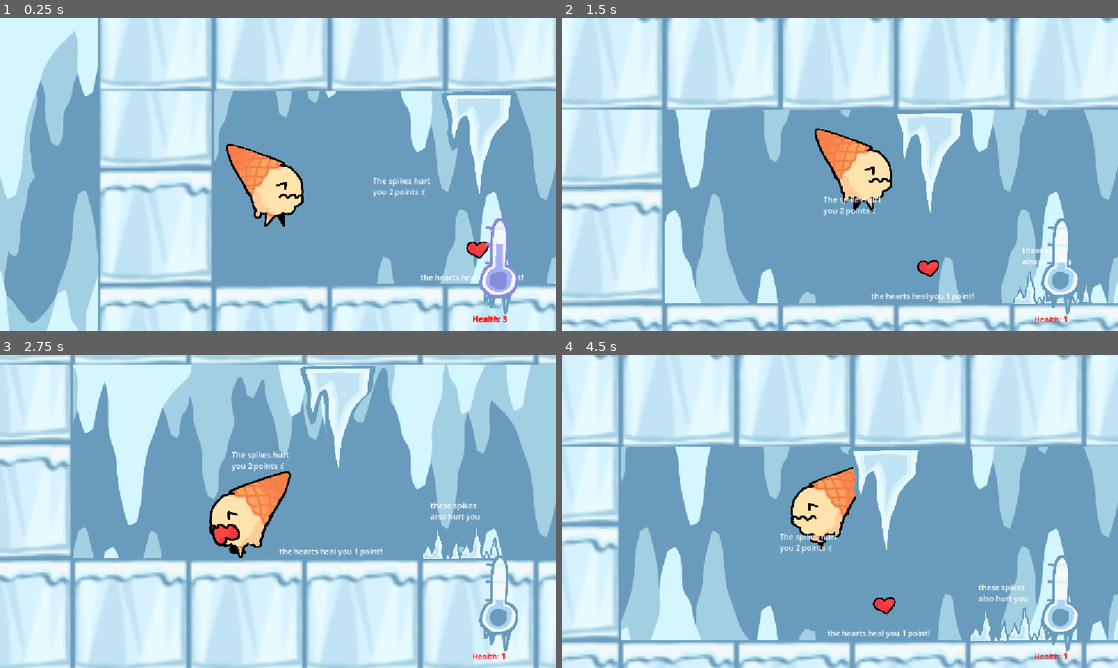
Above: before the commit, frames 1-4 (two rows, left to right).
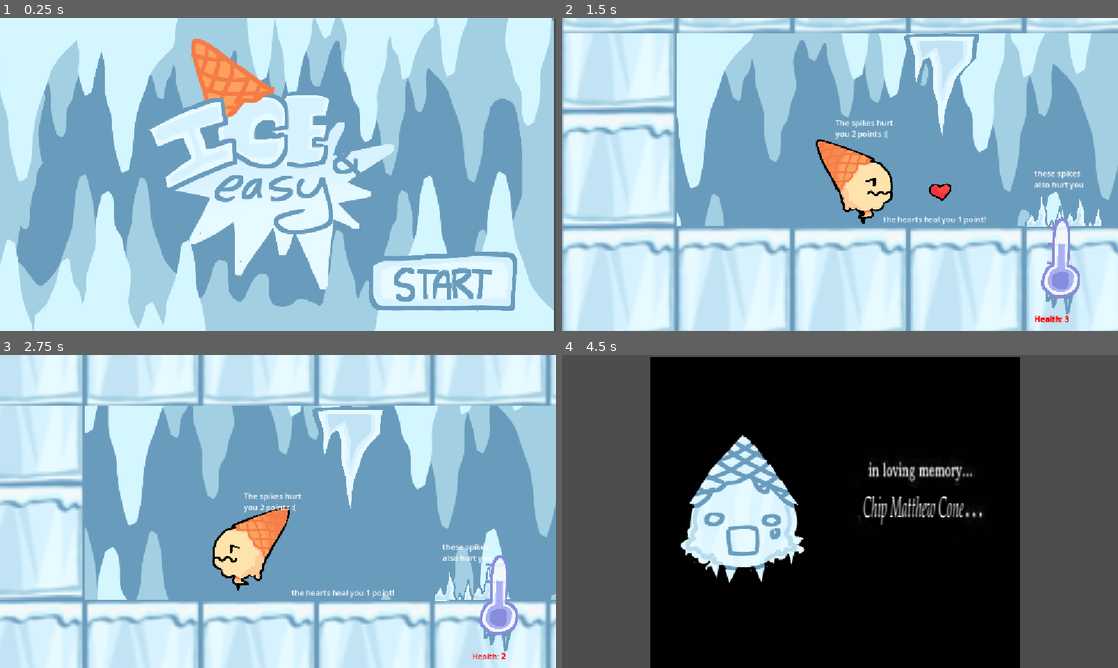
Above: after the commit, the same moments.

Repository: dipa-cotton/snowglobe
Game: Godot game, scene res://start.tscn
Same seed, same stepped clock (60 frames per second), same inputs: the game is played once before the commit and once after it. Before the commit the project starts from res://tutorial.tscn.
Inputs (mouse positions are in pixels of both pictures, inside the frame that each line leads up to):
- Up to frame 1 (0.25 s): no input
- Up to frame 2 (1.5 s): tap Enter (ui_accept) at 0.5, 0.77 s; move the mouse to (962, 158) at 0.52 s; hold Right (ui_right) from 0.53 s (still down); click (962, 158) at 0.6 s; move the mouse to (728, 190) at 1.27 s; click (728, 190) at 1.35 s
- Up to frame 3 (2.75 s): tap Enter (ui_accept) at 1.52 s; move the mouse to (333, 442) at 2.02 s; release Right (ui_right) at 2.03 s; hold Left (ui_left) from 2.03 s (still down); click (333, 442) at 2.1 s
- Up to frame 4 (4.5 s): move the mouse to (812, 574) at 2.77 s; release Left (ui_left) at 2.78 s; hold Right (ui_right) 2.78-4.28 s; click (812, 574) at 2.85 s; tap Enter (ui_accept) at 3.02, 3.77 s; move the mouse to (1006, 558) at 3.52 s; click (1006, 558) at 3.6 s; move the mouse to (673, 464) at 4.27 s; hold Left (ui_left) from 4.28 s (still down); click (673, 464) at 4.35 s

The runs differ from the first frame. In frame 1, 56% of the frame differs, in the area x 0-100%, y 0-100%; in frame 2, 48%; in frame 3, 38%; in frame 4, 98%.

Commit message:
starting scene and ending scene added!

Diff:
--- /dev/null
+++ b/area_2d.gd
@@ -0,0 +1,13 @@
+extends Area2D
+
+
+# Called when the node enters the scene tree for the first time.
+func _ready() -> void:
+	if Input.is_action_just_pressed("click"):
+		get_tree().change_scene_to_file("res://tutorial.tscn")
+
+
+# Called every frame. 'delta' is the elapsed time since the previous frame.
+func _process(delta: float) -> void:
+	if Input.is_action_just_pressed("click"):
+		get_tree().change_scene_to_file("res://tutorial.tscn")
--- a/character_body_2d.gd
+++ b/character_body_2d.gd
@@ -3,9 +3,9 @@
 var health: int = 3:
 	set(value):
 		health = value
-
 		if health <= 0:
-			get_tree().call_deferred("reload_current_scene")
+			Global.last_level = get_tree().current_scene.scene_file_path
+			get_tree().change_scene_to_file("res://dead.tscn")
 
 var level = 0
 var is_playing_heart = false
--- /dev/null
+++ b/collision_shape_2d.gd
@@ -0,0 +1,11 @@
+extends CollisionShape2D
+
+
+# Called when the node enters the scene tree for the first time.
+func _ready() -> void:
+	pass # Replace with function body.
+
+
+# Called every frame. 'delta' is the elapsed time since the previous frame.
+func _process(delta: float) -> void:
+	pass
--- /dev/null
+++ b/dead.gd
@@ -0,0 +1,4 @@
+extends Node2D
+func _ready() -> void:
+	await get_tree().create_timer(3.0).timeout
+	get_tree().change_scene_to_file(Global.last_level)
--- a/dead.tscn
+++ b/dead.tscn
@@ -1,8 +1,10 @@
 [gd_scene format=3 uid="uid://cqx3y1psjf0o2"]
 
 [ext_resource type="Texture2D" uid="uid://byqkdeup0xtfc" path="res://death_screen.webp" id="1_8f3xj"]
+[ext_resource type="Script" uid="uid://dm2idj1nofky0" path="res://dead.gd" id="1_unegr"]
 
 [node name="Node2D" type="Node2D" unique_id=1191035578]
+script = ExtResource("1_unegr")
 
 [node name="Sprite2D" type="Sprite2D" parent="." unique_id=1410972316]
 position = Vector2(566, 329)
--- a/global.gd
+++ b/global.gd
@@ -5,3 +5,4 @@
 var show_hot: bool = true
 var show_mid: bool = false
 var show_cold: bool = false
+var last_level: String = ""
--- a/project.godot
+++ b/project.godot
@@ -11,9 +11,13 @@
 [application]
 
 config/name="freeze"
-run/main_scene="uid://ddx6h0e1374ix"
+run/main_scene="uid://xj4swaq4cx2g"
 config/features=PackedStringArray("4.7", "Forward Plus")
 config/icon="res://icon.svg"
+
+[autoload]
+
+Global="*uid://bjrixpt3rq4tw"
 
 [display]
 
@@ -44,6 +48,11 @@
 , Object(InputEventKey,"resource_local_to_scene":false,"resource_name":"","device":-1,"window_id":0,"alt_pressed":false …(186 unchanged characters)…
 ]
 }
+click={
+"deadzone": 0.2,
+"events": [Object(InputEventMouseButton,"resource_local_to_scene":false,"resource_name":"","device":-1,"window_id":0,"alt_pressed":false,"shift_pressed":false,"ctrl_pressed":false,"meta_pressed":false,"button_mask":0,"position":Vector2(0, 0),"global_position":Vector2(0, 0),"factor":1.0,"button_index":1,"canceled":false,"pressed":false,"double_click":false,"script":null)
+]
+}
 
 [physics]
 
--- a/start.tscn
+++ b/start.tscn
@@ -3,6 +3,10 @@
 [ext_resource type="Texture2D" uid="uid://c4sgusbj5t0wf" path="res://background.webp" id="1_1n0d2"]
 [ext_resource type="Texture2D" uid="uid://pmy5suv6gt3x" path="res://icenez.webp" id="2_y5hus"]
 [ext_resource type="Texture2D" uid="uid://gdukwuej86vr" path="res://start.png" id="3_oiuna"]
+[ext_resource type="Script" uid="uid://dinihecjhfatn" path="res://area_2d.gd" id="3_y5hus"]
+
+[sub_resource type="RectangleShape2D" id="RectangleShape2D_gabc6"]
+size = Vector2(790.4989, 258.68314)
 
 [node name="Node2D" type="Node2D" unique_id=75098229]
 
@@ -16,7 +20,16 @@
 scale = Vector2(0.65, 0.653125)
 texture = ExtResource("2_y5hus")
 
-[node name="Sprite2D3" type="Sprite2D" parent="." unique_id=1092734749]
+[node name="Area2D" type="Area2D" parent="." unique_id=1383346242]
 position = Vector2(917, 331.00003)
 scale = Vector2(0.3857422, 0.43164063)
+script = ExtResource("3_y5hus")
+
+[node name="Sprite2D3" type="Sprite2D" parent="Area2D" unique_id=1092734749]
+scale = Vector2(1, 0.99999994)
 texture = ExtResource("3_oiuna")
+
+[node name="CollisionShape2D" type="CollisionShape2D" parent="Area2D" unique_id=716534040]
+position = Vector2(5.1848407, 495.78278)
+scale = Vector2(1, 0.9999999)
+shape = SubResource("RectangleShape2D_gabc6")
Not shown, added: area_2d.gd.uid
Not shown, added: collision_shape_2d.gd.uid
Not shown, added: dead.gd.uid
